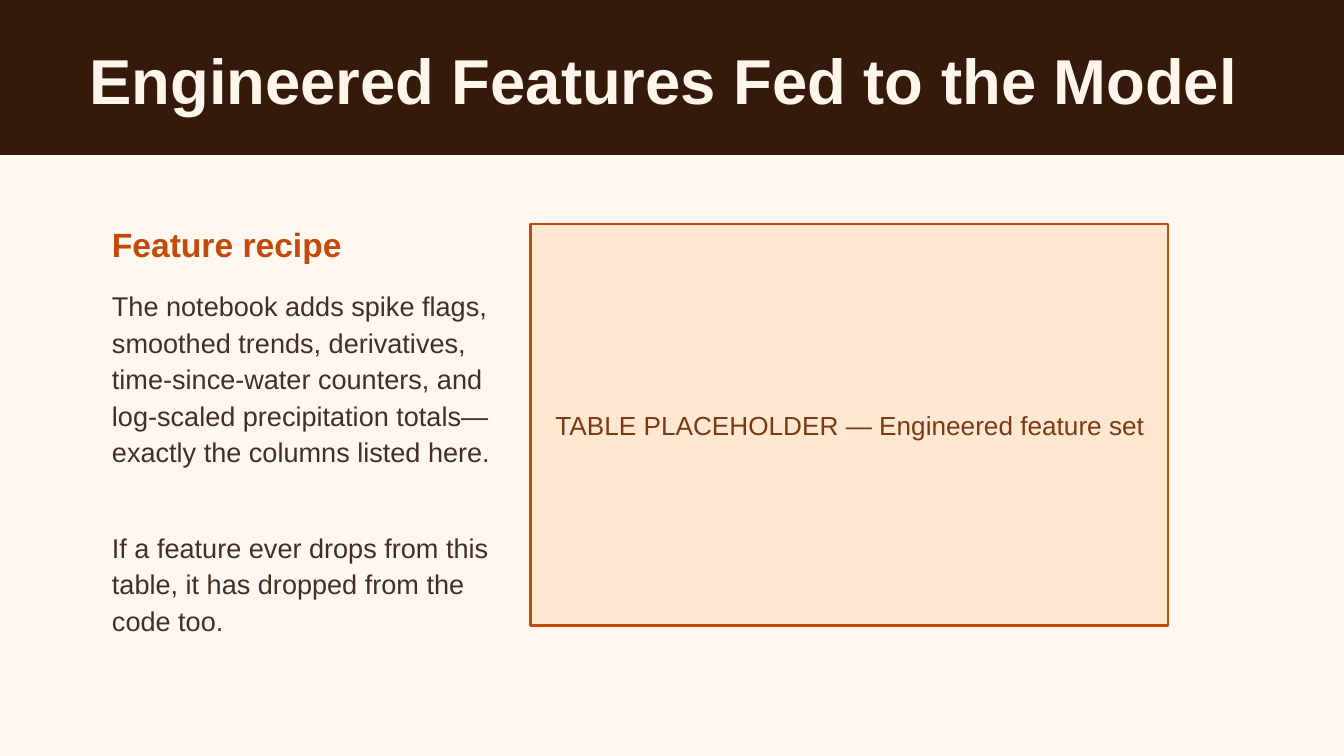
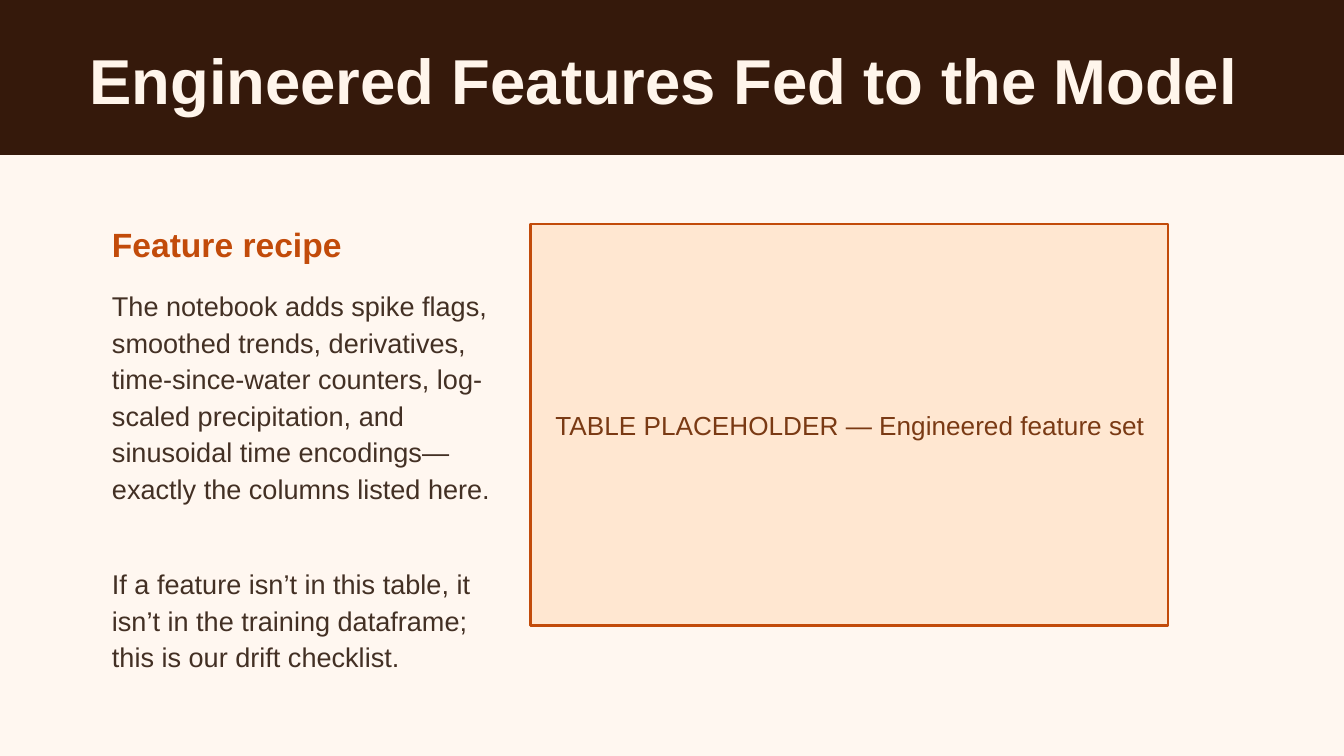
Before and after one commit to Bryan-Nsoh/slide-maker, a slide deck: slide 7 of workspace/presentations/eda-lstm-vwc-prediction.pptx. Drawn at 1344x756 pixels with LibreOffice and Linux fonts; fonts in the diff are those of the drawing. Boxes give left, top, right and bottom in pixels: in the first picture for what was removed or moved away, otherwise in the second. Text is boxed around its words. In the diff, an @@ line names an element or a change of style, - is before the commit and + after.

Commit message:
Integrate final visuals for features, modeling, and validation

```diff
--- a/workspace/presentations/eda-lstm-vwc-prediction.pptx
+++ b/workspace/presentations/eda-lstm-vwc-prediction.pptx
@@ text at (112,296,490,504): text changed @@
-The notebook adds spike flags, smoothed trends, derivatives, time-since-water counters, and log-scaled precipitation totals—exactly the columns listed here.
+The notebook adds spike flags, smoothed trends, derivatives, time-since-water counters, log-scaled precipitation, and sinusoidal time encodings—exactly the columns listed here.
@@ text at (112,574,471,668): text changed @@
-If a feature ever drops from this table, it has dropped from the code too.
+If a feature isn’t in this table, it isn’t in the training dataframe; this is our drift checklist.
```
Also in this commit, not shown: 3 other slides changed, 1 slide added, 1 slide removed, 7 other files.
